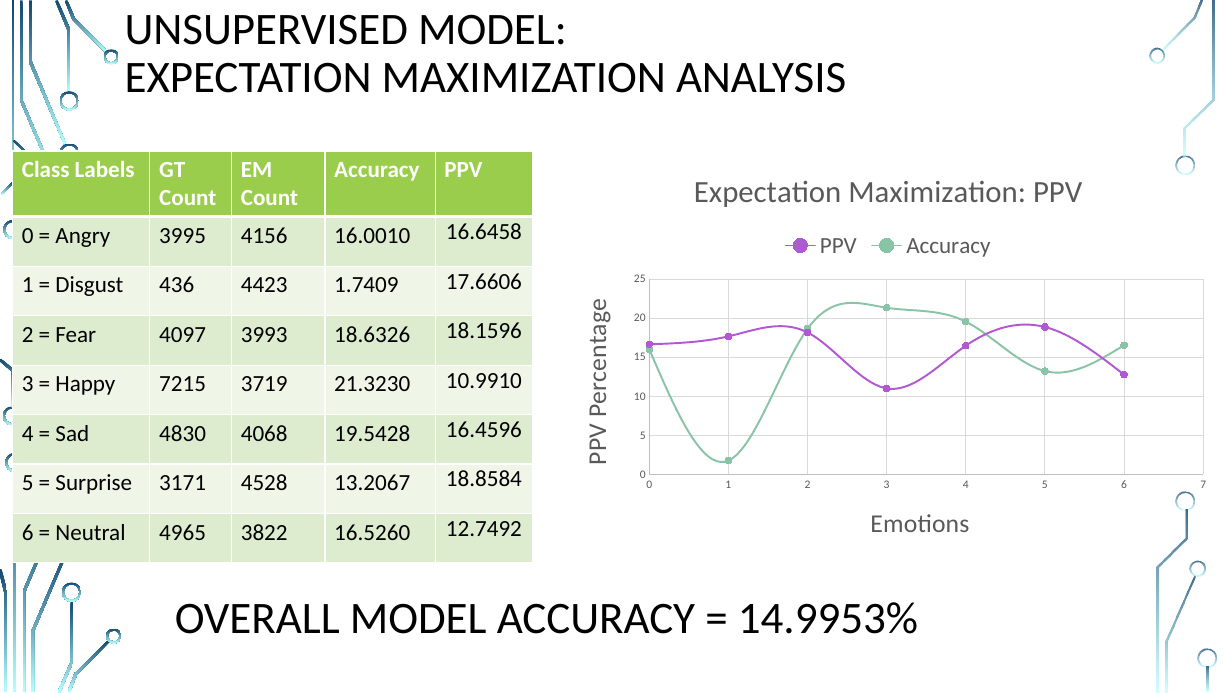
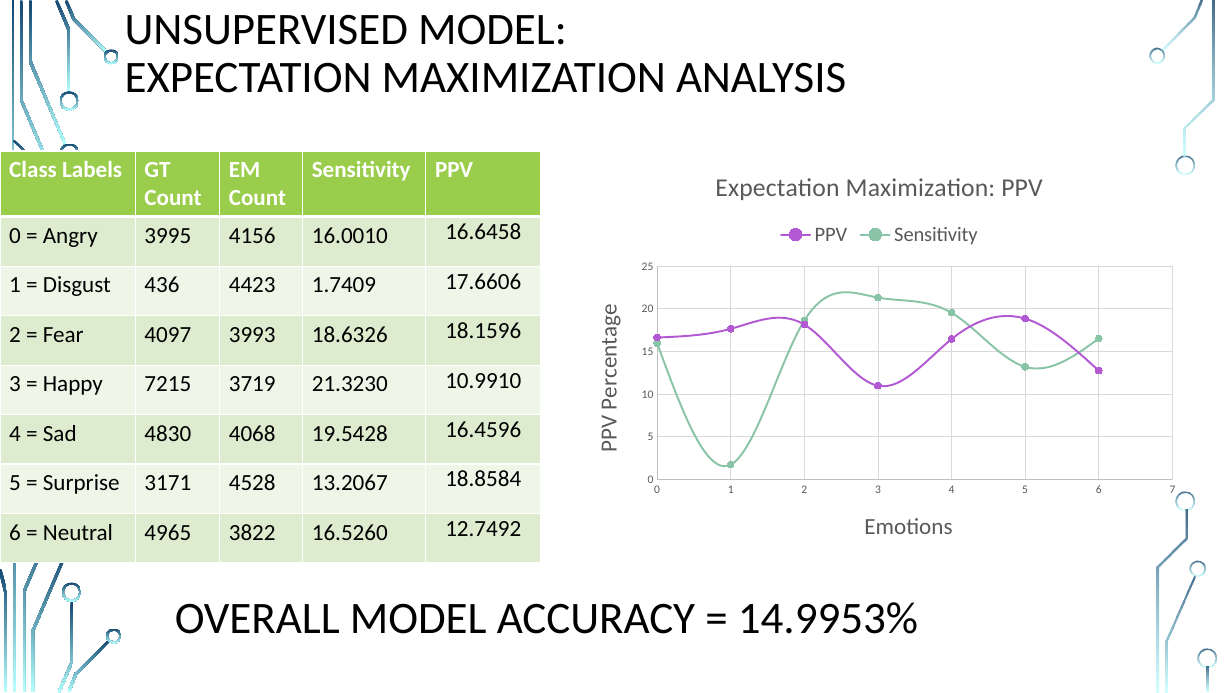
Before and after one commit to MR-KHILADI/Facial-Expression-Recognition, a slide deck: slide 4 of Final Project 04082019.pptx. Drawn at 1232x693 pixels with LibreOffice and Linux fonts; fonts in the diff are those of the drawing; background and template pictures are left out. Boxes give left, top, right and bottom in pixels: in the first picture for what was removed or moved away, otherwise in the second. Text is boxed around its words. In the diff, an @@ line names an element or a change of style, - is before the commit and + after.

```diff
--- a/Final Project 04082019.pptx
+++ b/Final Project 04082019.pptx
@@ table at <box>0,151,541,562</box> @@
-row 1, column 4: Accuracy
+row 1, column 4: Sensitivity
@@ table: place and size @@
-table at <box>13,151,533,562</box>
+table at <box>0,151,541,562</box>
@@ scatter smooth chart at <box>571,151,1188,562</box> @@
@@ title "Expectation Maximization: PPV" to "Expectation Maximization: PPV " @@
-Accuracy: (0, 16), (1, 1.7), (2, 18.6), (3, 21.3), (4, 19.5), (5, 13.2), (6, 16.5)
+Sensitivity: (0, 16), (1, 1.7), (2, 18.6), (3, 21.3), (4, 19.5), (5, 13.2), (6, 16.5)
@@ category axis title "Emotions" to "Emotions " @@
@@ value axis title "PPV Percentage" to "PPV Percentage " @@
@@ legend changed @@
@@ scatter smooth chart: place and size @@
-scatter smooth chart at <box>557,151,1220,562</box>
+scatter smooth chart at <box>571,151,1188,562</box>
```
